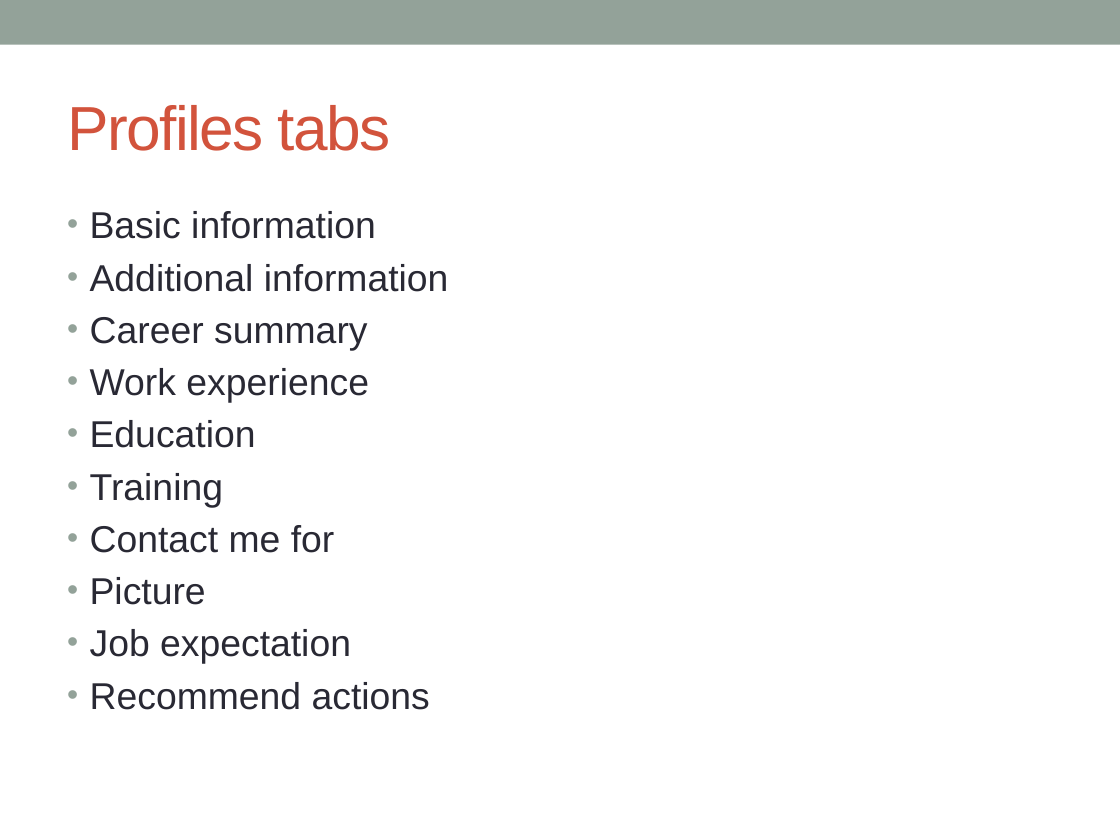
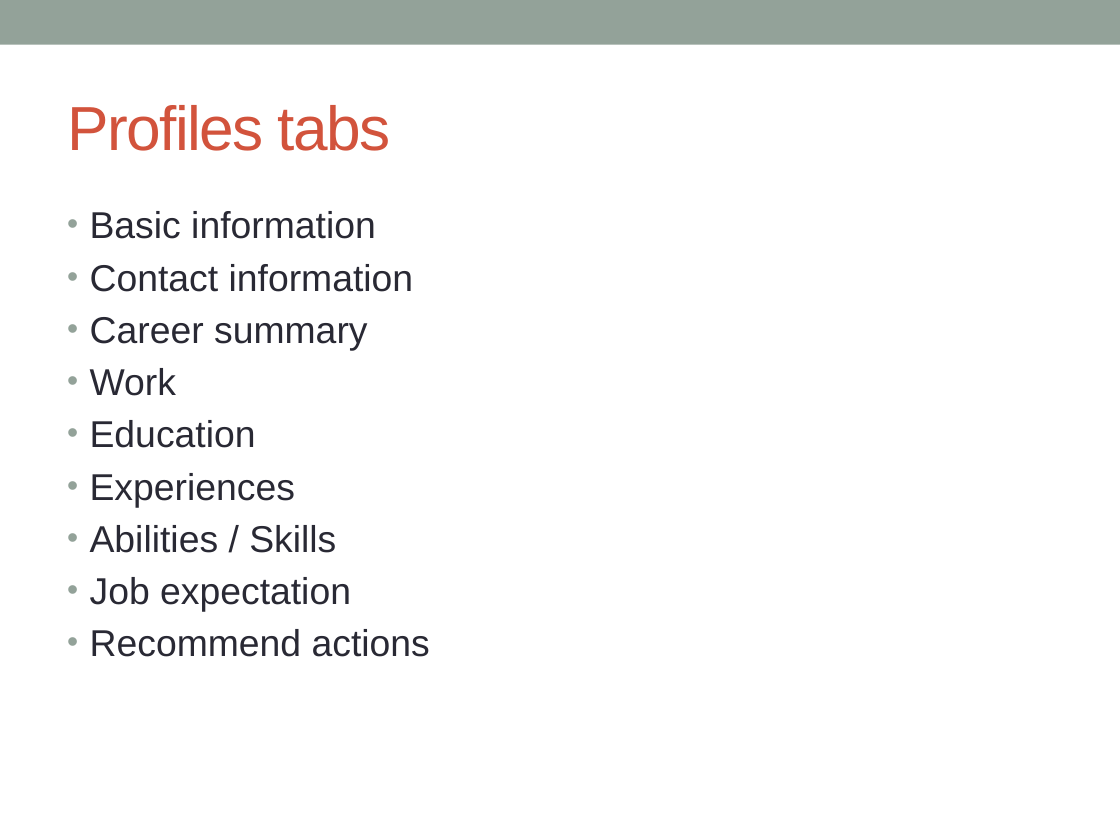
Before and after one commit to khanhduy94/jobzoom, a slide deck: slide 2 of Documents/Requirements/Job seeker Profiles Analysis.pptx. Drawn at 1120x840 pixels with LibreOffice and Linux fonts; fonts in the diff are those of the drawing. Boxes give left, top, right and bottom in pixels: in the first picture for what was removed or moved away, otherwise in the second. Text is boxed around its words. In the diff, an @@ line names an element or a change of style, - is before the commit and + after.

```diff
--- a/Documents/Requirements/Job seeker Profiles Analysis.pptx
+++ b/Documents/Requirements/Job seeker Profiles Analysis.pptx
@@ text at box(90, 264, 414, 292): text changed @@
-• Additional information
+• Contact information
@@ text at box(90, 368, 176, 396): text changed @@
-• Work experience
+• Work
@@ text at box(90, 473, 336, 553): text changed @@
-• Training
-• Contact me for
-• Picture
+• Experiences
+• Abilities / Skills
```
Also in this commit, not shown: 1 other slide changed.
